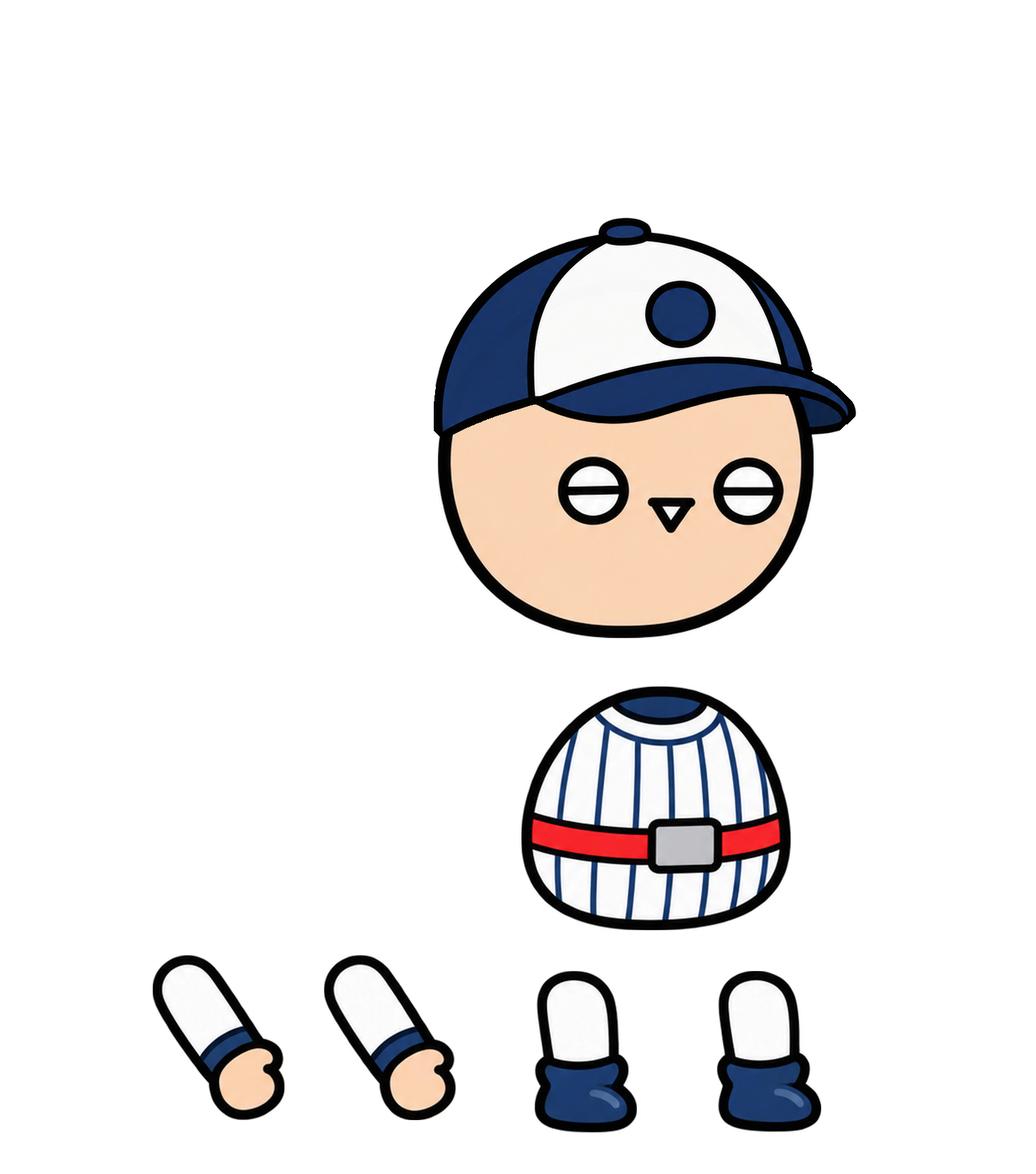
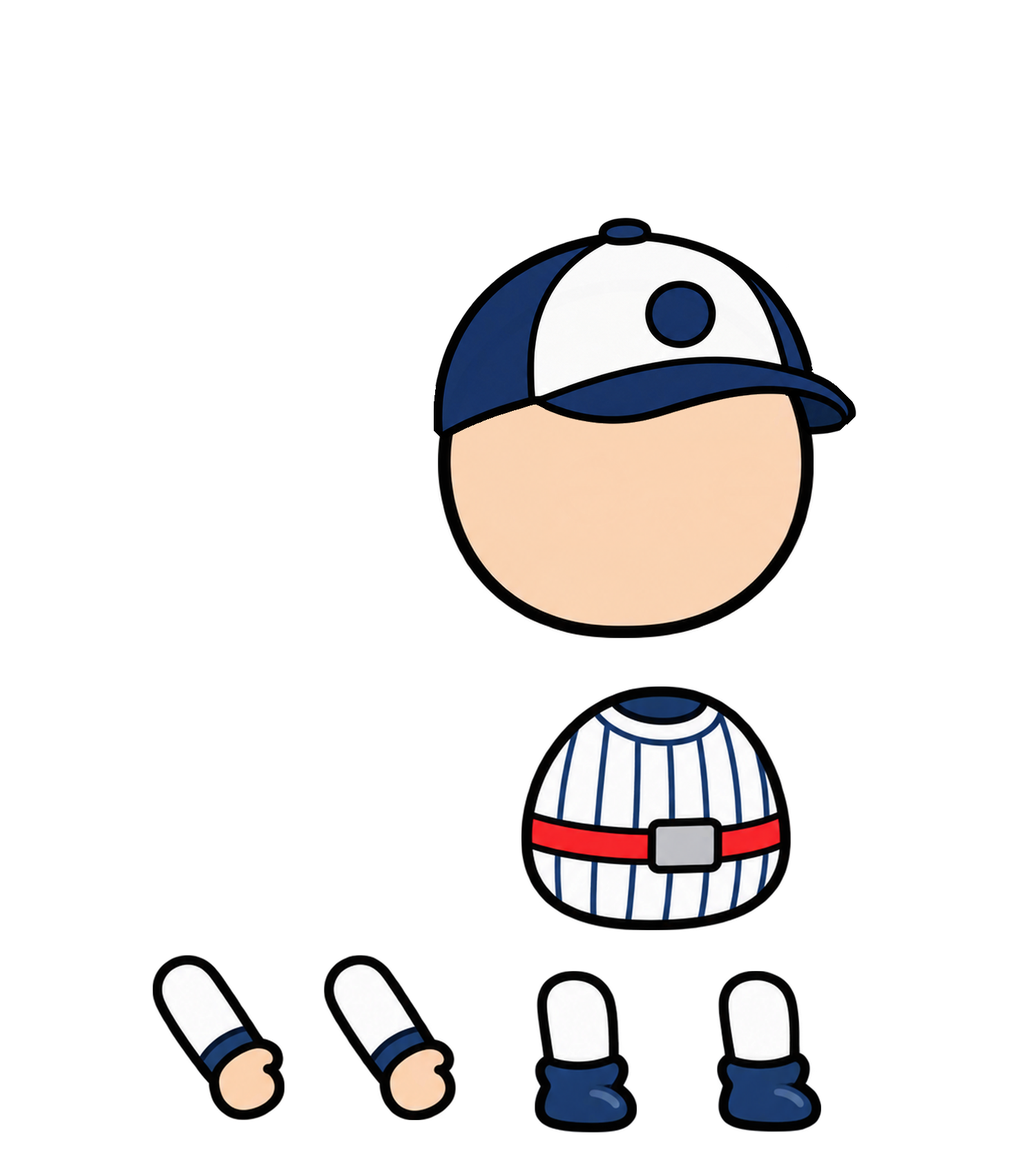
Layer changes from the first 1036×1174 image to the second:
painted on "머리" over [549, 442, 801, 553]
